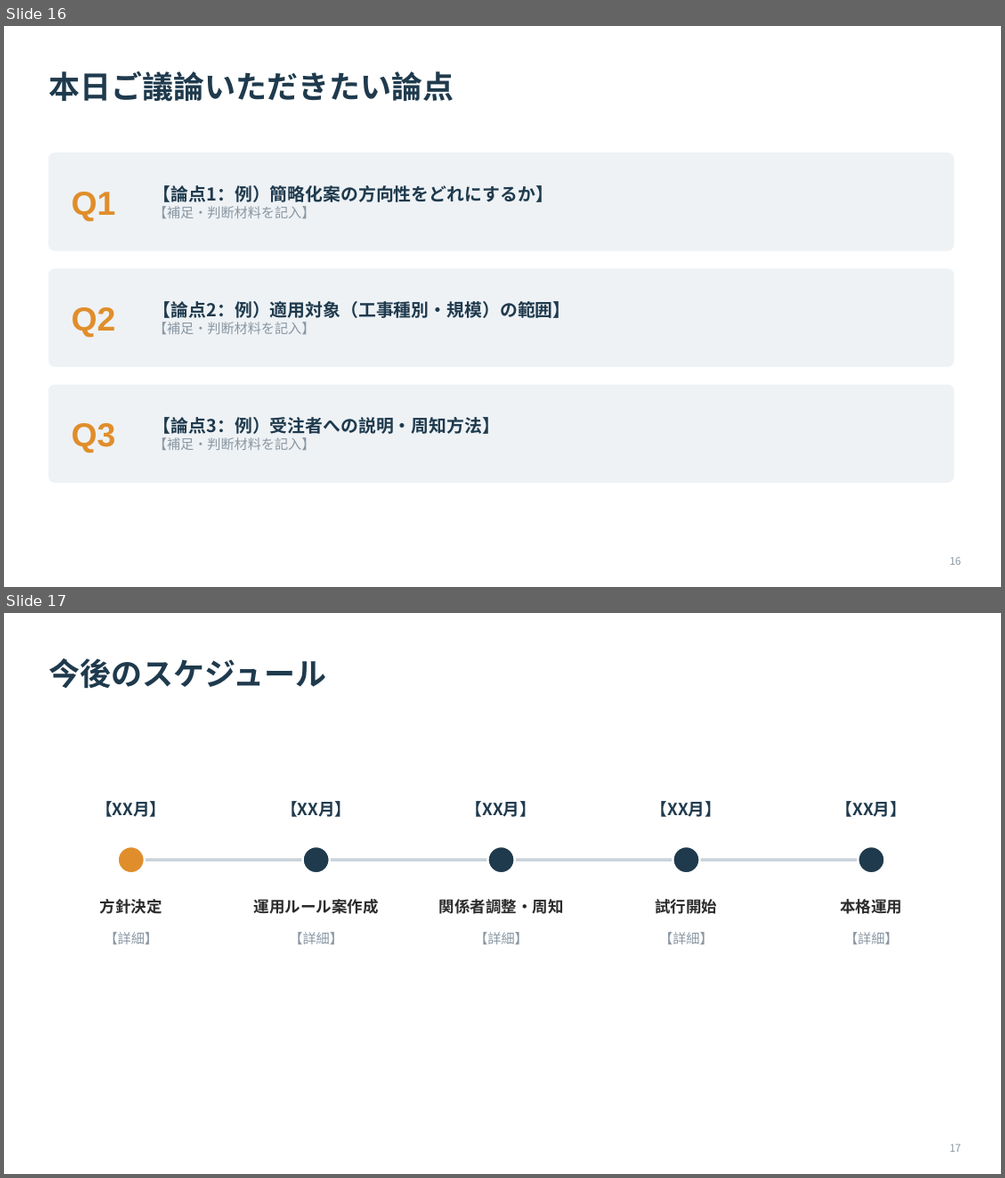
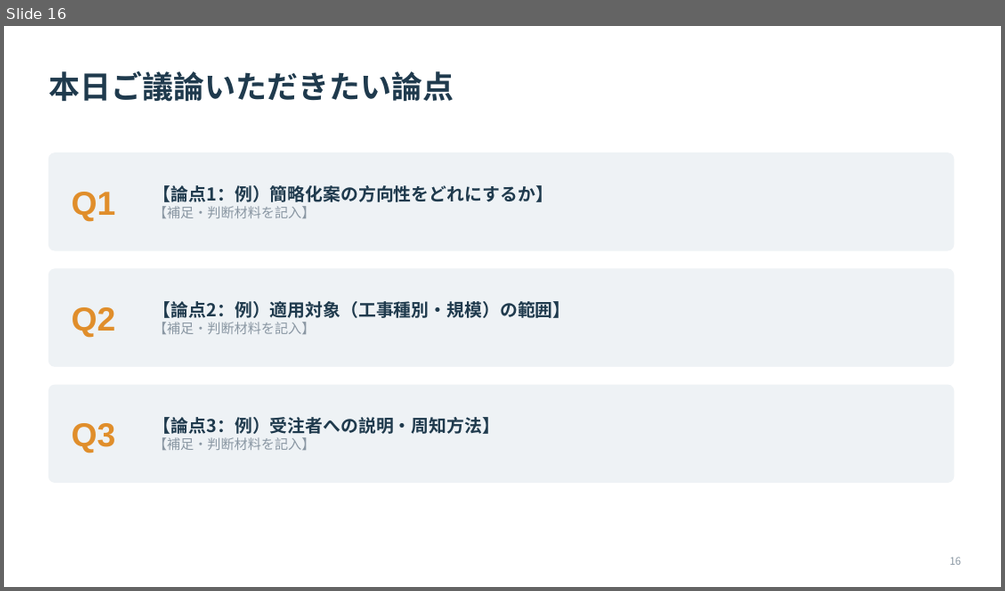
Before and after one commit to maedaatsushi5908-design/work, a slide deck: presentations/inflation_slide_template.pptx. Shown one above the other, each under a label of ours: slides 16 and 17 before the commit, slide 16 after it. The pictures are 1005x1178 and 1005x591 pixels, drawn with LibreOffice and Linux fonts; fonts in the diff are those of the drawing. Boxes give left, top, right and bottom in pixels: in the first picture for what was removed or moved away, otherwise in the second. Text is boxed around its words. In the diff, an @@ line names an element or a change of style, - is before the commit and + after.

```diff
--- a/presentations/inflation_slide_template.pptx
+++ b/presentations/inflation_slide_template.pptx
@@ slide 17 removed at (4, 613, 1001, 1174), background #FFFFFF @@
@@ text removed at (48, 658, 326, 689) @@
-今後のスケジュール
@@ text removed at (96, 801, 166, 817) @@
-【XX月】
@@ text removed at (281, 801, 351, 817) @@
-【XX月】
@@ text removed at (466, 801, 536, 817) @@
-【XX月】
@@ text removed at (651, 801, 721, 817) @@
-【XX月】
@@ text removed at (836, 801, 906, 817) @@
-【XX月】
@@ ellipse removed at (118, 846, 145, 873) @@
@@ ellipse removed at (303, 846, 330, 873) @@
@@ ellipse removed at (488, 846, 515, 873) @@
@@ ellipse removed at (673, 846, 700, 873) @@
@@ ellipse removed at (858, 846, 885, 873) @@
@@ line removed from (131, 860) to (872, 860) @@
@@ text removed at (100, 899, 162, 914) @@
-方針決定
@@ text removed at (254, 899, 379, 914) @@
-運用ルール案作成
@@ text removed at (439, 899, 564, 914) @@
-関係者調整・周知
@@ text removed at (655, 899, 717, 914) @@
-試行開始
@@ text removed at (840, 899, 902, 914) @@
-本格運用
@@ text removed at (105, 932, 159, 944) @@
-【詳細】
@@ text removed at (289, 932, 343, 944) @@
-【詳細】
@@ text removed at (474, 932, 528, 944) @@
-【詳細】
@@ text removed at (659, 932, 713, 944) @@
-【詳細】
@@ text removed at (844, 932, 898, 944) @@
-【詳細】
@@ text removed at (949, 1143, 961, 1151) @@
-17
```
Also in this commit, not shown: 10 slides changed, 2 slides added, 3 other slides removed, 1 other file.
